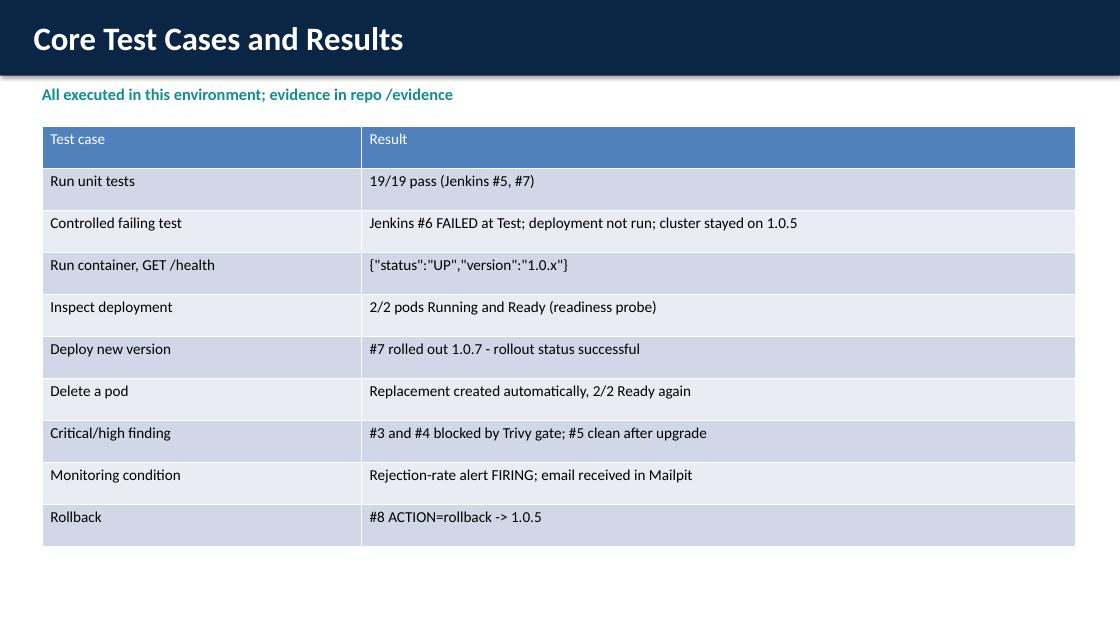
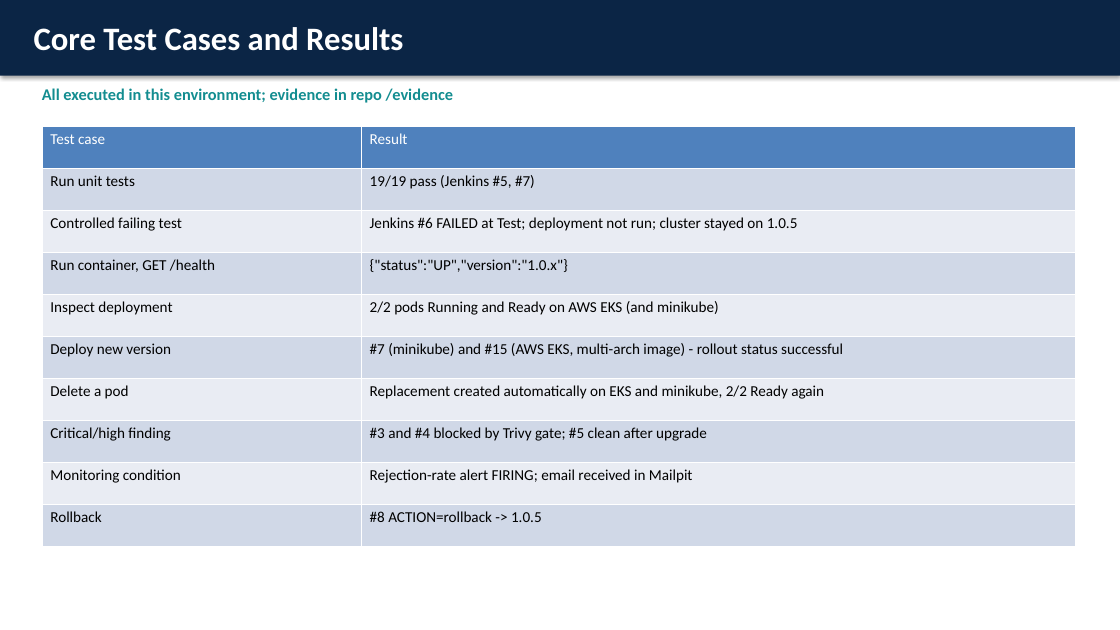
Before and after one commit to badri35/capstone, a slide deck: slide 8 of FinSecure-Pay-Capstone.pptx. Drawn at 1120x630 pixels with LibreOffice and Linux fonts; fonts in the diff are those of the drawing. Boxes give left, top, right and bottom in pixels: in the first picture for what was removed or moved away, otherwise in the second. Text is boxed around its words. In the diff, an @@ line names an element or a change of style, - is before the commit and + after.

```diff
--- a/FinSecure-Pay-Capstone.pptx
+++ b/FinSecure-Pay-Capstone.pptx
@@ table at bbox=[42, 126, 1075, 546] @@
-row 5, column 2: 2/2 pods Running and Ready (readiness probe)
+row 5, column 2: 2/2 pods Running and Ready on AWS EKS (and minikube)
-row 6, column 2: #7 rolled out 1.0.7 - rollout status successful
+row 6, column 2: #7 (minikube) and #15 (AWS EKS, multi-arch image) - rollout status successful
-row 7, column 2: Replacement created automatically, 2/2 Ready again
+row 7, column 2: Replacement created automatically on EKS and minikube, 2/2 Ready again
```
Also in this commit, not shown: 4 other slides changed, 1 slide added, 1 slide removed, 1 other file.
